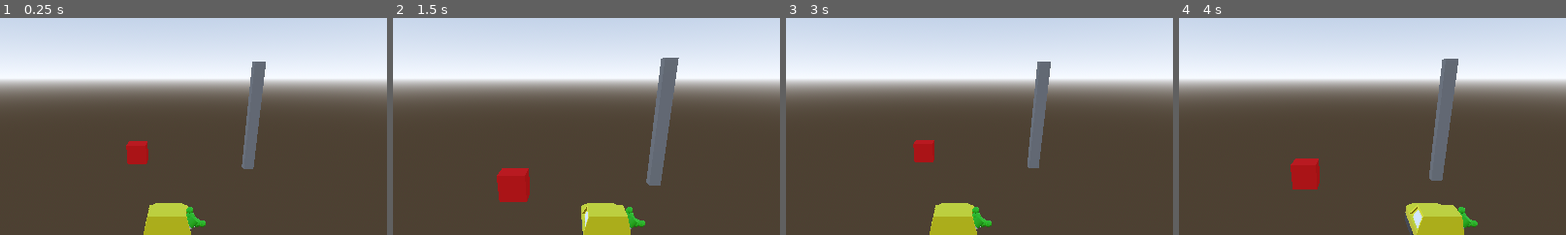
Above: before the commit, frames 1-4 (left to right).
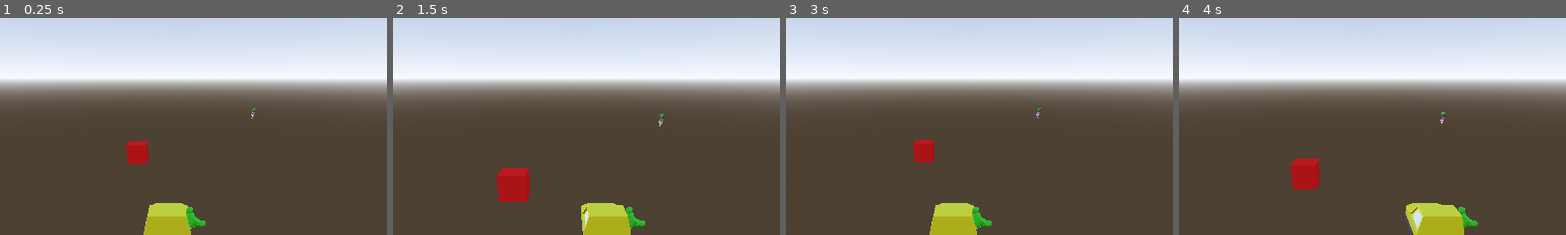
Above: after the commit, the same moments.

Repository: the-g-force/ClownTown
Game: Godot game, scene res://world.tscn
The game is run twice, just before and just after one commit, with the same random seed, the same clock (stepped at 60 frames per second) and the same inputs.
Inputs:
- Up to frame 1 (0.25 s): no input
- Up to frame 2 (1.5 s): hold D (move_right) 0.53-1.28 s; hold A (move_left) from 1.28 s (still down)
- Up to frame 3 (3 s): release A (move_left) at 2.03 s; hold D (move_right) 2.03-2.75 s; click "Play A Goon" at 2.75 s
- Up to frame 4 (4 s): hold D (move_right) from 3.53 s (still down)
The pictures show only the part of the screen within x 27-77%, y 6-56%; the shares and areas given below are measured in that part.

The runs differ from the first frame. In frame 1, 1.6% of the frame differs, in the area x 62-69%, y 20-70%; in frame 2, 2.4%, in the area x 65-74%, y 18-78%; in frame 3, 1.6%; in frame 4, 2.1%.

Commit message:
Add people becoming clowns

Diff:
--- a/project/people/person.gd
+++ b/project/people/person.gd
@@ -1,7 +1,50 @@
 extends Area3D
+
+enum {MALE, FEMALE}
+
+const MALE_CLOWNS := [
+	"res://people/models/man_clown.glb"
+]
+const FEMALE_CLOWNS := [
+	"res://people/models/woman_clown.glb"
+]
+const MALE_PEOPLE := [
+	"res://people/models/man_not_clown.glb"
+]
+const FEMALE_PEOPLE := [
+	"res://people/models/woman_not_clown.glb"
+]
+
+var _is_clown := false
+var _model : Node3D
+
+@onready var _gender := MALE if randi() % 2 == 0 else FEMALE
+
+
+func _ready()->void:
+	if _gender == MALE:
+		_make_model(MALE_PEOPLE.pick_random())
+	else:
+		_make_model(FEMALE_PEOPLE.pick_random())
+
+
+func _make_model(path:String)->void:
+	if is_instance_valid(_model):
+		_model.queue_free()
+	_model = load(path).instantiate()
+	add_child(_model)
+	_model.position = $CollisionShape3D.position
 
 
 func _on_body_entered(body:PhysicsBody3D)->void:
-	if body is Projectile:
-		print("I'm a CLOOWN!!")
+	if body is Projectile and not _is_clown:
+		_make_clown()
 		body.queue_free()
+
+
+func _make_clown()->void:
+	_is_clown = true
+	if _gender == MALE:
+		_make_model(MALE_CLOWNS.pick_random())
+	else:
+		_make_model(FEMALE_CLOWNS.pick_random())
--- a/project/people/person.tscn
+++ b/project/people/person.tscn
@@ -1,12 +1,10 @@
 [gd_scene load_steps=4 format=3 uid="uid://bqbu13mcbihai"]
 
 [ext_resource type="Script" path="res://people/person.gd" id="1_5lcpr"]
+[ext_resource type="PackedScene" uid="uid://cnbs1ht4lcjh0" path="res://people/models/man_clown.glb" id="2_g6qnc"]
 
 [sub_resource type="BoxShape3D" id="BoxShape3D_tn85u"]
-size = Vector3(1, 10, 1)
-
-[sub_resource type="BoxMesh" id="BoxMesh_iavo0"]
-size = Vector3(1, 10, 1)
+size = Vector3(0.580811, 1, 0.329041)
 
 [node name="Person" type="Area3D"]
 collision_layer = 8
@@ -14,9 +12,10 @@
 script = ExtResource("1_5lcpr")
 
 [node name="CollisionShape3D" type="CollisionShape3D" parent="."]
+transform = Transform3D(1, 0, 0, 0, 1, 0, 0, 0, 1, 0, 0.5, 0)
 shape = SubResource("BoxShape3D_tn85u")
 
-[node name="MeshInstance3D" type="MeshInstance3D" parent="."]
-mesh = SubResource("BoxMesh_iavo0")
+[node name="man_clown" parent="." instance=ExtResource("2_g6qnc")]
+transform = Transform3D(1, 0, 0, 0, 1, 0, 0, 0, 1, 0, 0.5, 0)
 
 [connection signal="body_entered" from="." to="." method="_on_body_entered"]
--- a/project/world.tscn
+++ b/project/world.tscn
@@ -1,7 +1,7 @@
 [gd_scene load_steps=10 format=3 uid="uid://pog1f6cctk83"]
 
 [ext_resource type="PackedScene" uid="uid://dbhexktlm6ox4" path="res://player/player.tscn" id="1_8wopq"]
-[ext_resource type="Script" path="res://player_follow_camera.gd" id="2_inu3m"]
+[ext_resource type="Script" path="res://people/models/player_follow_camera.gd" id="2_inu3m"]
 [ext_resource type="PackedScene" uid="uid://bqbu13mcbihai" path="res://people/person.tscn" id="3_5clvs"]
 
 [sub_resource type="StandardMaterial3D" id="StandardMaterial3D_xpiwl"]
@@ -50,4 +50,4 @@
 environment = SubResource("Environment_dhw07")
 
 [node name="Person" parent="." instance=ExtResource("3_5clvs")]
-transform = Transform3D(1, 0, 0, 0, 1, 0, 0, 0, 1, 7.55967, 0, -24.087)
+transform = Transform3D(-4.37114e-08, 0, 1, 0, 1, 0, -1, 0, -4.37114e-08, 7.55967, 0, -24.087)
Renamed: project/man_clown.glb -> project/people/models/man_clown.glb
Not shown, changed: project/people/models/man_clown.glb.import
Renamed: project/man_clown_man_clown.png -> project/people/models/man_clown_man_clown.png
Not shown, changed: project/people/models/man_clown_man_clown.png.import
Renamed: project/man_not_clown.glb -> project/people/models/man_not_clown.glb
Not shown, changed: project/people/models/man_not_clown.glb.import
Renamed: project/man_not_clown_man_not_clown.png -> project/people/models/man_not_clown_man_not_clown.png
Not shown, changed: project/people/models/man_not_clown_man_not_clown.png.import
Renamed: project/player_follow_camera.gd -> project/people/models/player_follow_camera.gd
Renamed: project/woman_clown.glb -> project/people/models/woman_clown.glb
Not shown, changed: project/people/models/woman_clown.glb.import
Renamed: project/woman_clown_woman_clown.png -> project/people/models/woman_clown_woman_clown.png
(and 5 more such lines)
